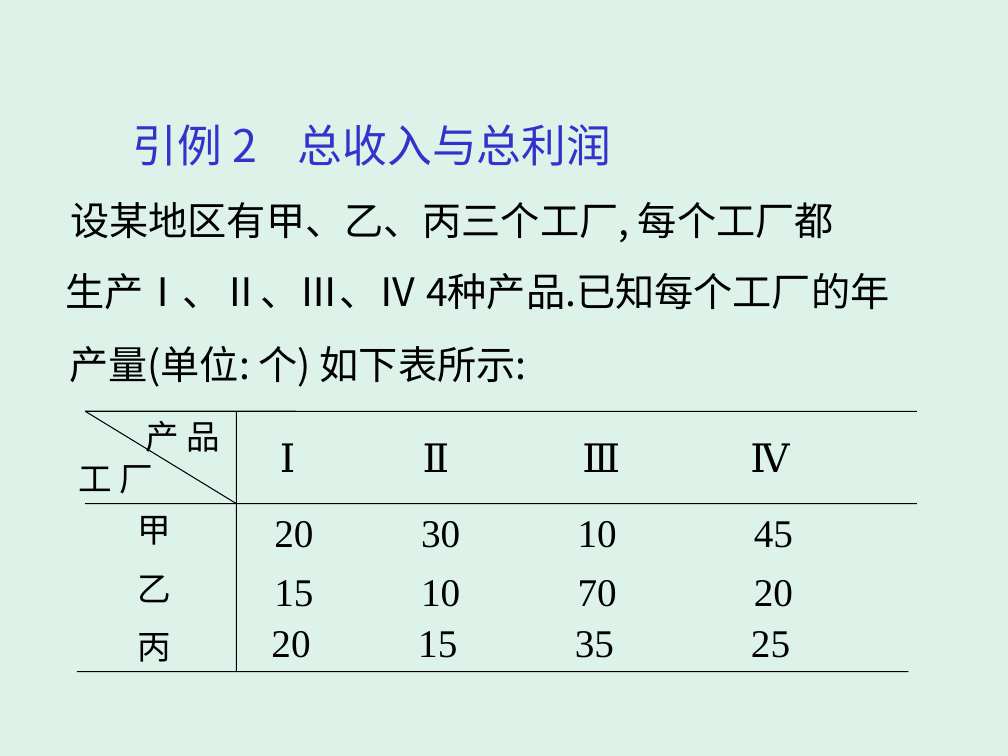
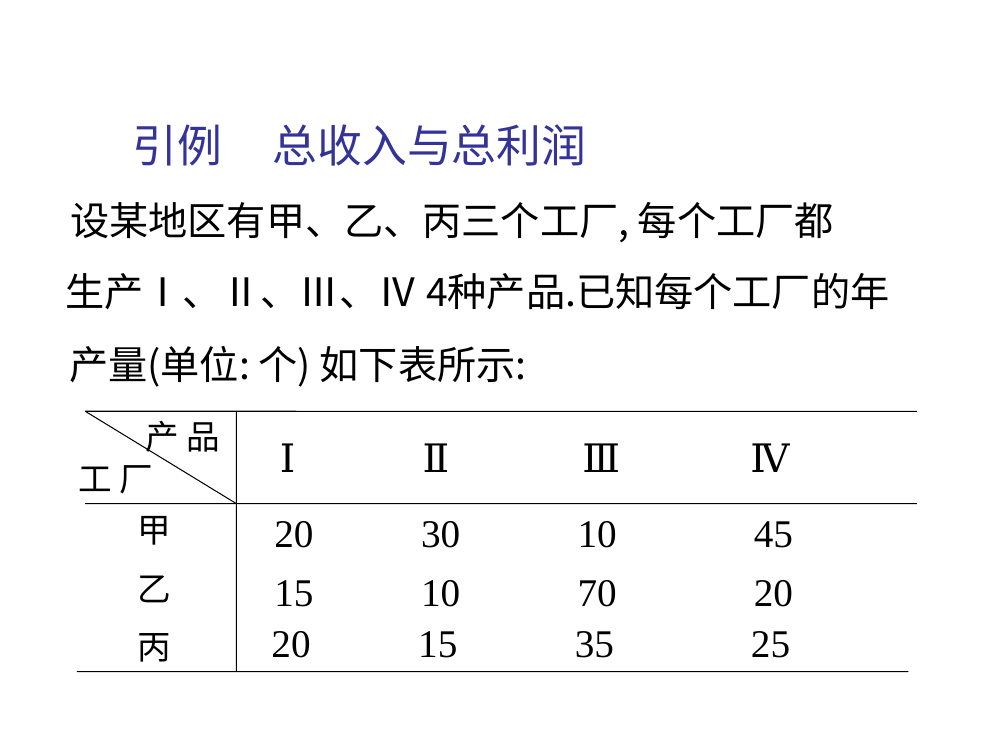
Before and after one commit to zhangbiaomath/zhangbiaomath.github.io, a slide deck: slide 18 of teaching/gaodai/ch4/高等代数第四章-矩阵.ppt (slide 12 before the commit). Drawn at 1008x756 pixels with LibreOffice and Linux fonts; fonts in the diff are those of the drawing. Boxes give left, top, right and bottom in pixels: in the first picture for what was removed or moved away, otherwise in the second. Text is boxed around its words. In the diff, an @@ line names an element or a change of style, - is before the commit and + after.

```diff
--- a/teaching/gaodai/ch4/高等代数第四章-矩阵.ppt
+++ b/teaching/gaodai/ch4/高等代数第四章-矩阵.ppt
@@ background #DDF3EA to #FFFFFF @@
@@ text at [133,124,587,166]: text changed; text colour #3333CC to #333399 @@
-引例 2 总收入与总利润
+引例 总收入与总利润
```
Also in this commit, not shown: 73 other slides changed, 9 slides added, 2 slides removed, 1 other file.
